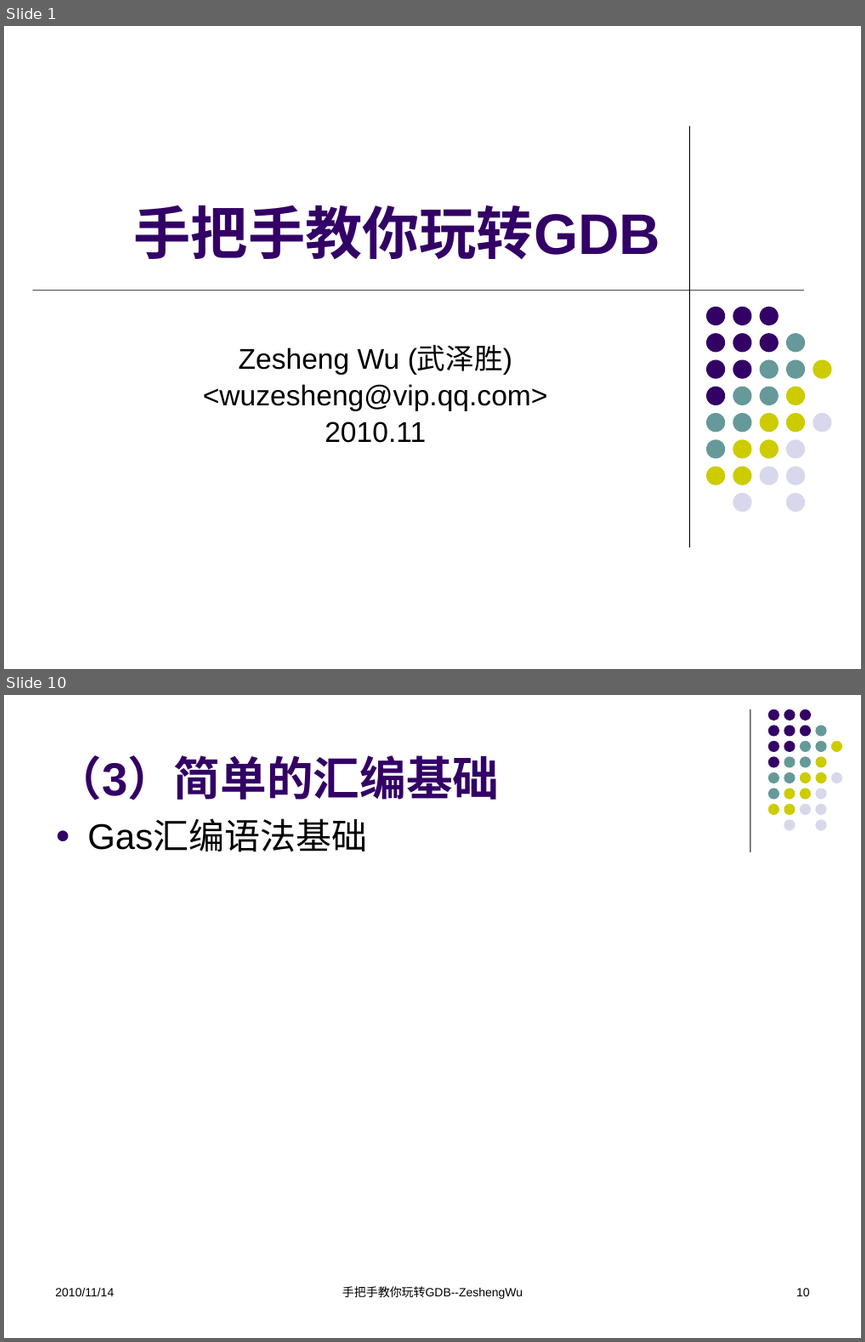
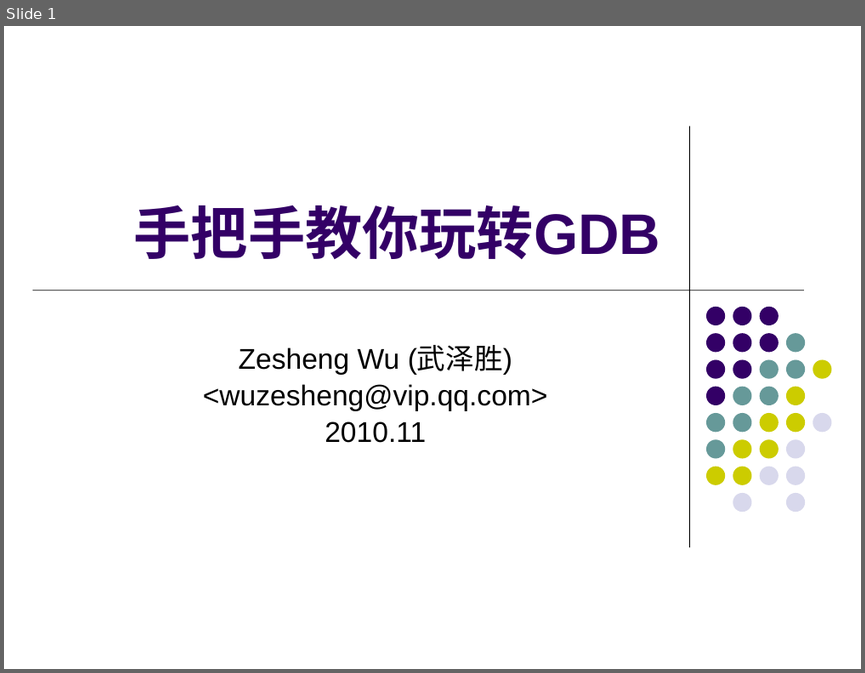
Before and after one commit to KublaikhanGeek/reactor, a slide deck: docs/手把手教你玩转GDB/手把手教你玩转GDB.pptx. Shown one above the other, each under a label of ours: slides 1 and 10 before the commit, slide 1 after it; the slides between them are not shown. The pictures are 865x1342 and 865x673 pixels, drawn with LibreOffice and Linux fonts; fonts in the diff are those of the drawing. Boxes give left, top, right and bottom in pixels: in the first picture for what was removed or moved away, otherwise in the second. Text is boxed around its words. In the diff, an @@ line names an element or a change of style, - is before the commit and + after.

```diff
--- a/docs/手把手教你玩转GDB/手把手教你玩转GDB.pptx
+++ b/docs/手把手教你玩转GDB/手把手教你玩转GDB.pptx
@@ slide 10 removed at box(4, 695, 861, 1338), background #FFFFFF @@
@@ line removed from (750, 709) to (750, 851) @@
@@ title removed at box(55, 755, 499, 800) @@
-（3）简单的汇编基础
@@ text removed at box(87, 820, 367, 852) @@
-● Gas汇编语法基础
@@ group removed at box(768, 709, 842, 830): 31 ellipses @@
@@ text removed at box(55, 1287, 114, 1296) @@
-2010/11/14
@@ text removed at box(342, 1286, 522, 1299) @@
-手把手教你玩转GDB--ZeshengWu
@@ page number removed at box(796, 1287, 810, 1296) @@
-10
```
Also in this commit, not shown: 52 slides changed, 2 slides added, 1 other slide removed, 1 other file.
